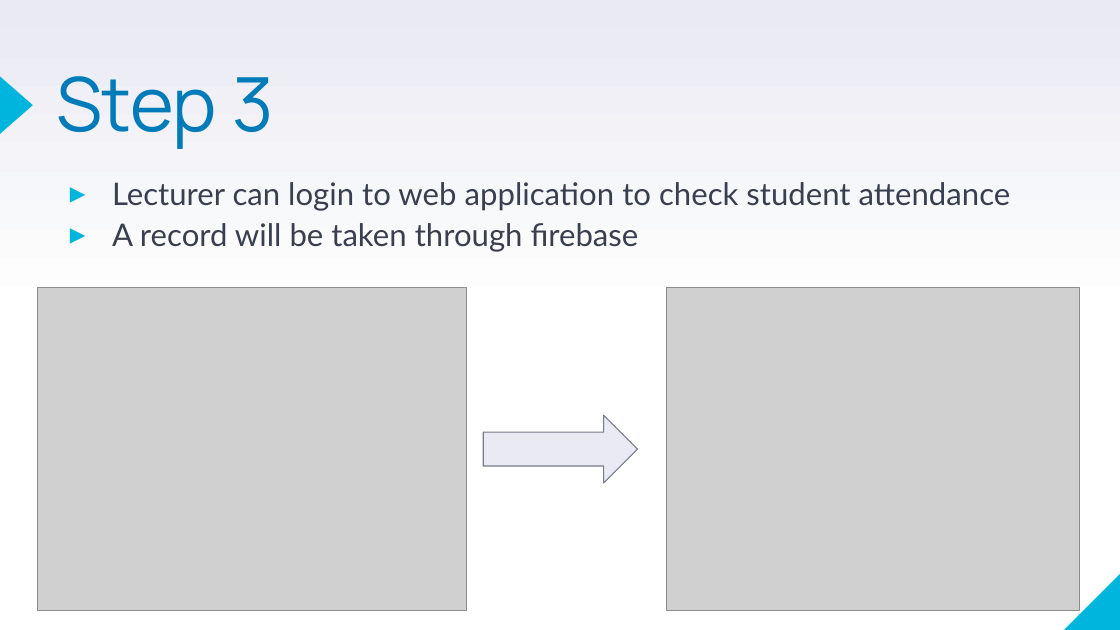
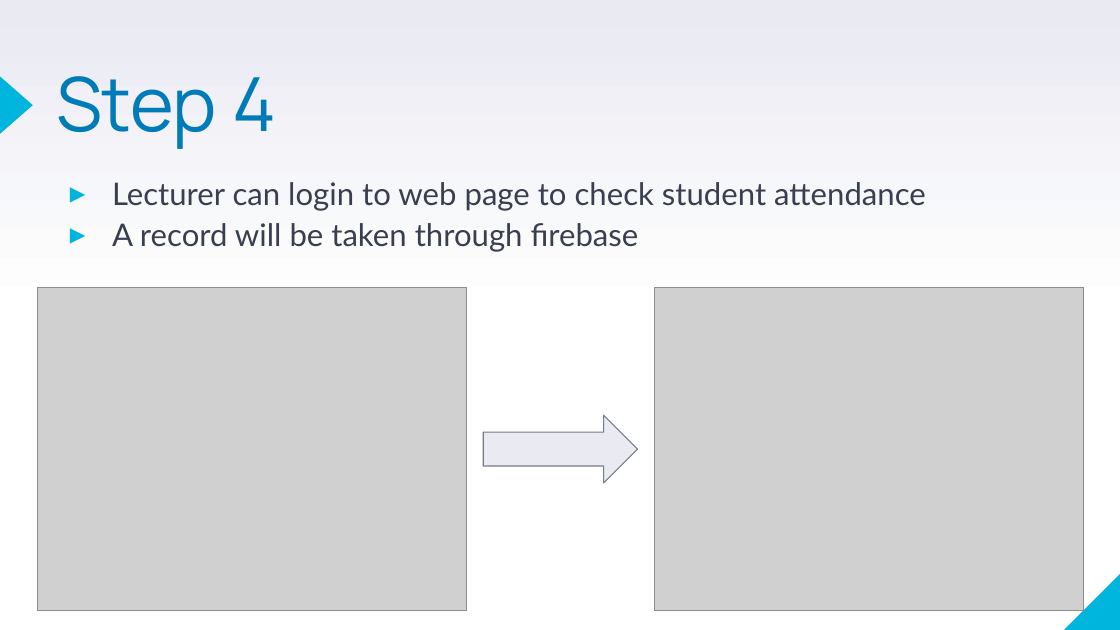
Before and after one commit to NotConfident/FaceRecognitionProject, a slide deck: slide 14 of P1 Project Presentation .pptx (slide 7 before the commit). Drawn at 1120x630 pixels with LibreOffice and Linux fonts; fonts in the diff are those of the drawing; grey boxes stand for pictures. Boxes give left, top, right and bottom in pixels: in the first picture for what was removed or moved away, otherwise in the second. Text is boxed around its words. In the diff, an @@ line names an element or a change of style, - is before the commit and + after.

```diff
--- a/P1 Project Presentation .pptx
+++ b/P1 Project Presentation .pptx
@@ title at box(56, 76, 276, 149): text changed @@
-Step 3
+Step 4
@@ text at box(112, 182, 926, 211): text changed @@
-▸ Lecturer can login to web application to check student attendance
+▸ Lecturer can login to web page to check student attendance
@@ picture: place and size @@
-picture at box(666, 288, 1080, 610)
+picture at box(654, 288, 1084, 610)
```
Also in this commit, not shown: 5 other slides changed, 6 slides added.
